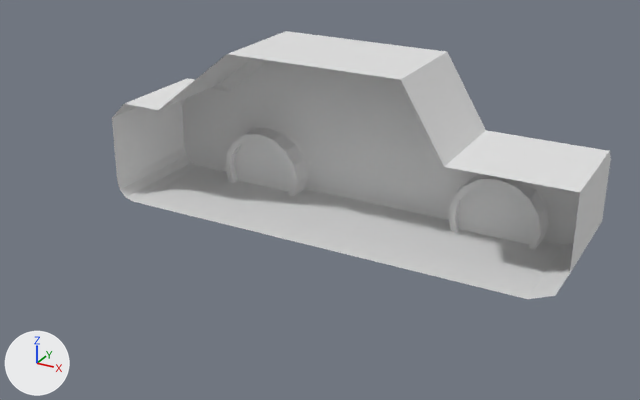
One commit to the glTF model assets/modelagens/carro_cidade.glb: the scene before it, then after it.
Before and after are seen from a 50 mm lens placed at (3.54, -5.81, 3.6), pointed at (0.4, -0.09, 0.74). The lights are fixed; the arrows at lower left show +X, +Y and +Z. The older version comes first. Vertices at exactly the same position are counted once.

Script lines for the objects in view, before the commit:
```python
me_cube = bpy.data.meshes.new('Cube')
me_cube.from_pydata(...)  # 184 vertices, 351 faces; spans x -1.81..2.4, y 0.0..1.03, z 0.26..1.8
me_cube.materials.append(mat_material)  # white #e7e7e7
ob_carro = bpy.data.objects.new('carro', me_cube)
ob_carro.location = (0.0, 0.0, 0.0)
```
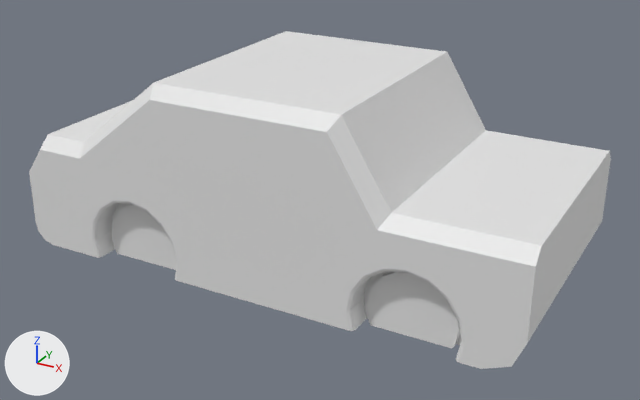
Commit message: 🎨 feat: Carro e mecânica de direção

What differs and where, as boxes [x1, y1, x2, y2] in the pictures (640 x 400 px):
'carro', reshaped (17% wider, 26% taller): before [112, 31, 611, 299]; after [29, 31, 611, 369]
part 1 of me_cube, added: after [29, 54, 580, 369]

What changed in the scene script:
```text
Change me_cube:
    used by ob_carro; location = (0.0, 0.0, 0.0)
    remove me_cube.from_pydata(...)  # 184 vertices, 351 faces; spans x -1.81..2.4, y 0.0..1.03, z 0.26..1.8
    add me_cube.from_pydata(...)  # 353 vertices, 702 faces; spans x -1.81..2.4, y -1.03..1.03, z 0.26..1.8
    me_cube part 1
    110 vertices are added at x -1.8..2.4, y -1.03..-0.83, z 0.26..1.7
    7 new vertices lie (0.0, -1.03, 0.0) away from vertices in x -1.81..2.4, y 0.0, z 0.26..0.54
    6 new vertices lie (0.0, -0.93, 0.0) away from vertices in x -1.64..2.4, y 0.0, z 1.18..1.8
    26 new vertices lie (0.0, 0.07, 0.0) away from vertices in x -1.11..1.9, y -0.9, z 0.26..0.76
    6 new vertices lie (0.0, -0.17, 0.0) away from vertices in x -0.36..1.96, y -0.83, z 0.26..0.69
    9 new vertices lie (0.0, 0.17, 0.0) away from vertices in x -1.13..1.84, y -1.0, z 0.56..0.81
    5 new vertices lie (0.03, 0.0, -0.15) away from vertices in x -1.19..1.14, y -1.03..-1.0, z 0.41
    351 new faces join them
```
